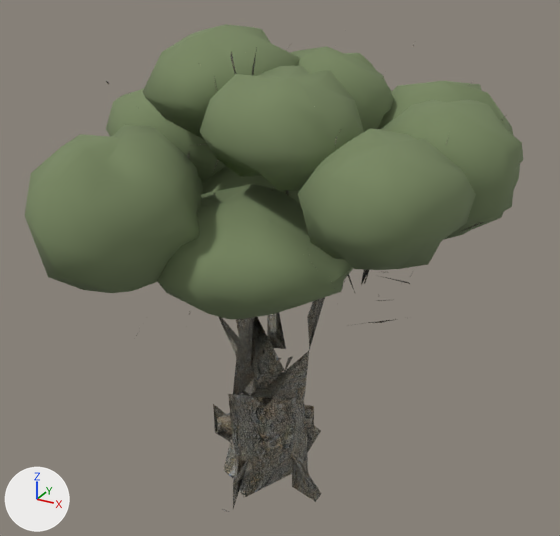
Renders of the glTF model game/models/biome2/a34_olive_a.glb from each side of a commit.
Camera for both pictures: a 50 mm lens placed at (0.706, -1.261, 1.145), pointed at (0.008, 0.01, 0.51). Every picture has the same lights, and +X, +Y and +Z are marked at lower left. The picture after the commit comes second. Vertices at exactly the same position are counted once.

The first picture shows 'body'.
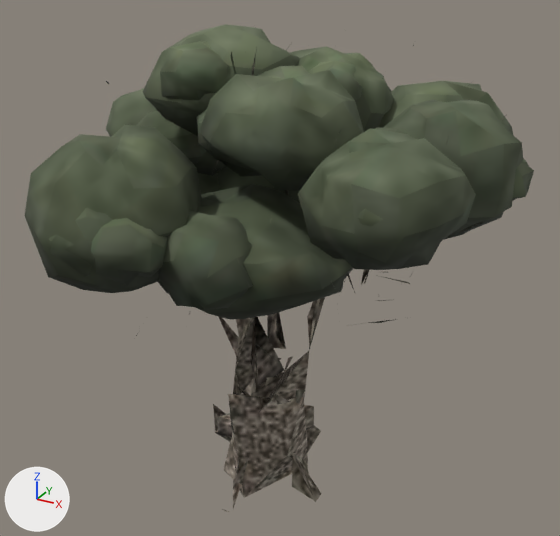
Boxes (x1, y1, x2, y2) around the edits, measured in the pictures (560 x 536 px):
```json
{"object": "body", "change": "reshaped", "before": [24, 24, 523, 512], "after": [24, 24, 534, 512]}
{"part": 1, "of": "me_object_0", "change": "added", "after": [43, 41, 534, 310]}
{"part": 2, "of": "me_object_0", "change": "recoloured", "before": [217, 358, 314, 437], "after": [217, 358, 314, 437]}
{"part": 3, "of": "me_object_0", "change": "recoloured", "before": [117, 47, 507, 506], "after": [117, 47, 507, 506]}
{"part": 4, "of": "me_object_0", "change": "recoloured", "before": [24, 24, 523, 320], "after": [24, 24, 523, 320], "on screen": "darker"}
```

Scene script edits in JSON lines:
```json
{"op": "add", "block": "img_paint_a34_olive_a", "code": ["img_paint_a34_olive_a = load_image('paint_a34_olive_a', '_unpacked/paint_a34_olive_a', 512, 512, 'sRGB')"]}
{"op": "add", "block": "mat_fh_a34_olive_a", "code": ["mat_fh_a34_olive_a = bpy.data.materials.new('fh_a34_olive_a')", "# uses the picture img_paint_a34_olive_a"]}
{"block": "me_object_0", "where": "# used by ob_body; location = (0.0, 0.0, 0.0)"}
{"op": "remove", "block": "me_object_0", "code": "me_object_0.from_pydata(...)  # 2061 vertices, 2101 faces; spans x -0.472..0.457, y -0.501..0.499, z 0.018..0.983"}
{"op": "remove", "block": "me_object_0", "code": "me_object_0.materials.append(mat_cap_02)"}
{"op": "add", "block": "me_object_0", "code": "me_object_0.from_pydata(...)  # 3069 vertices, 4021 faces; spans x -0.477..0.47, y -0.501..0.499, z 0.018..0.983"}
{"block": "me_object_0", "change": "me_object_0 part 1: 1008 vertices added at x -0.477..0.47, y -0.498..0.454, z 0.464..0.965"}
{"block": "me_object_0", "change": "me_object_0 part 2: 29 faces spanning x -0.091..0.116, y -0.114..0.046, z 0.125..0.312 switch from mat_olivebark_nodules to mat_fh_a34_olive_a"}
{"block": "me_object_0", "change": "me_object_0 part 3: 623 faces spanning x -0.462..0.416, y -0.417..0.461, z 0.018..0.98 switch from mat_olivebark to mat_fh_a34_olive_a"}
{"block": "me_object_0", "change": "me_object_0 part 4: 1440 faces spanning x -0.472..0.457, y -0.501..0.499, z 0.456..0.983 switch from mat_fh_crown_a34_olive_a to mat_fh_a34_olive_a"}
```
